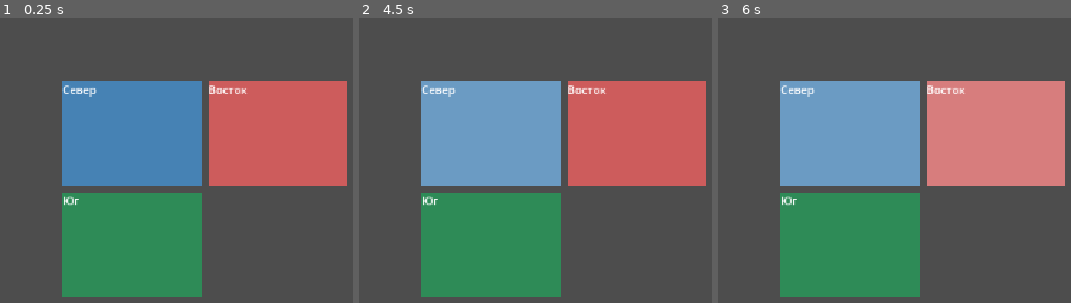
Above: before the commit, frames 1-3 (left to right).
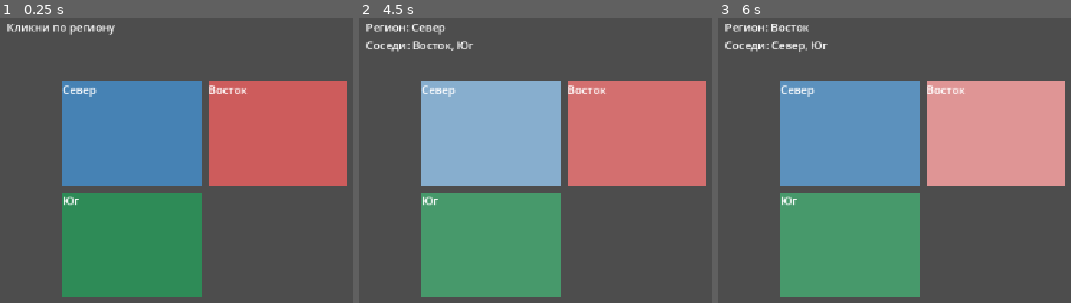
Above: after the commit, the same moments.

Repository: gamerpro3245/LogisticsWar2
Game: Godot game, scene res://main.tscn
Same seed, same stepped clock (60 frames per second), same inputs: the game is played once before the commit and once after it.
Inputs (mouse positions are in pixels of both pictures, inside the frame that each line leads up to):
- Up to frame 1 (0.25 s): no input
- Up to frame 2 (4.5 s): tap Enter at 0.5, 2, 3.5 s; move the mouse to (outside the picture) at 0.52 s; click (outside the picture) at 0.67 s; tap Space at 1.25, 2.75, 4.25 s; move the mouse to (591, 260) at 1.27 s; click (591, 260) at 1.42 s; move the mouse to (outside the picture) at 2.02 s; click (outside the picture) at 2.17 s; move the mouse to (outside the picture) at 2.77 s; click (outside the picture) at 2.92 s; move the mouse to (outside the picture) at 3.52 s; click (outside the picture) at 3.67 s; move the mouse to (510, 169) at 4.27 s; click (510, 169) at 4.42 s
- Up to frame 3 (6 s): move the mouse to (outside the picture) at 5.02 s; click (outside the picture) at 5.17 s; move the mouse to (989, 123) at 5.77 s; click (989, 123) at 5.92 s

The runs differ from the first frame. In frame 1, 0.5% of the frame differs, in the area x 1-33%, y 2-6%; in frame 2, 30%, in the area x 1-58%, y 2-98%; in frame 3, 15%.

Commit message:
Выбор региона и соседи

Diff:
--- a/main.gd
+++ b/main.gd
@@ -1,22 +1,52 @@
 extends Node2D
 
+var regions := {} # Имя региона -> его прямоугольник
+var base_colors := {} # Имя региона -> исходный цвет
+var neighbors := {
+	"Север": ["Восток", "Юг"],
+	"Восток": ["Север", "Юг"],
+	"Юг": ["Север", "Восток"],
+}
+var info_label: Label
+
+
 func _ready() -> void:
+	# Панель с информацией сверху экрана
+	var ui := CanvasLayer.new()
+	add_child(ui)
+	info_label = Label.new()
+	info_label.position = Vector2(20, 10)
+	info_label.text = "Кликни по региону"
+	ui.add_child(info_label)
+
 	make_region("Север", Vector2(100, 100), Color.STEEL_BLUE)
 	make_region("Восток", Vector2(310, 100), Color.INDIAN_RED)
 	make_region("Юг", Vector2(100, 260), Color.SEA_GREEN)
 
-func make_region(region_name, pos, col) :
-	var r = ColorRect.new()
+func make_region(region_name: String, pos: Vector2, col: Color) -> void:
+	var r := ColorRect.new()
 	r.position = pos
 	r.size = Vector2(200, 150)
 	r.color = col
-	var label = Label.new()
+	var label := Label.new()
 	label.text = region_name
 	r.add_child(label)
-	r.gui_input.connect(_on_region_input.bind(r, region_name))
+	r.gui_input.connect(_on_region_input.bind(region_name))
 	add_child(r)
+	regions[region_name] = r
+	base_colors[region_name] = col
 
-func _on_region_input(event, r, region_name):
+func _on_region_input(event, region_name: String) -> void:
 	if event is InputEventMouseButton and event.pressed and event.button_index == MOUSE_BUTTON_LEFT:
-		print("Клик по: ", region_name)
-		r.color = r.color.lightened(0.2)
+		select_region(region_name)
+
+func select_region(region_name: String) -> void:
+	# Сначала вернём всем исходный цвет
+	for n in regions:
+		regions[n].color = base_colors[n]
+	# Выбранный регион светлее всех, соседи чуть светлее
+	regions[region_name].color = base_colors[region_name].lightened(0.35)
+	for n in neighbors[region_name]:
+		regions[n].color = base_colors[n].lightened(0.12)
+	var list := ", ".join(PackedStringArray(neighbors[region_name]))
+	info_label.text = "Регион: %s\nСоседи: %s" % [region_name, list]
--- a/project.godot
+++ b/project.godot
@@ -1,3 +1,11 @@
+; Engine configuration file.
+; It's best edited using the editor UI and not directly,
+; since the parameters that go here are not all obvious.
+;
+; Format:
+;   [section] ; section goes between []
+;   param=value ; assign values to parameters
+
 config_version=5
 
 [application]
